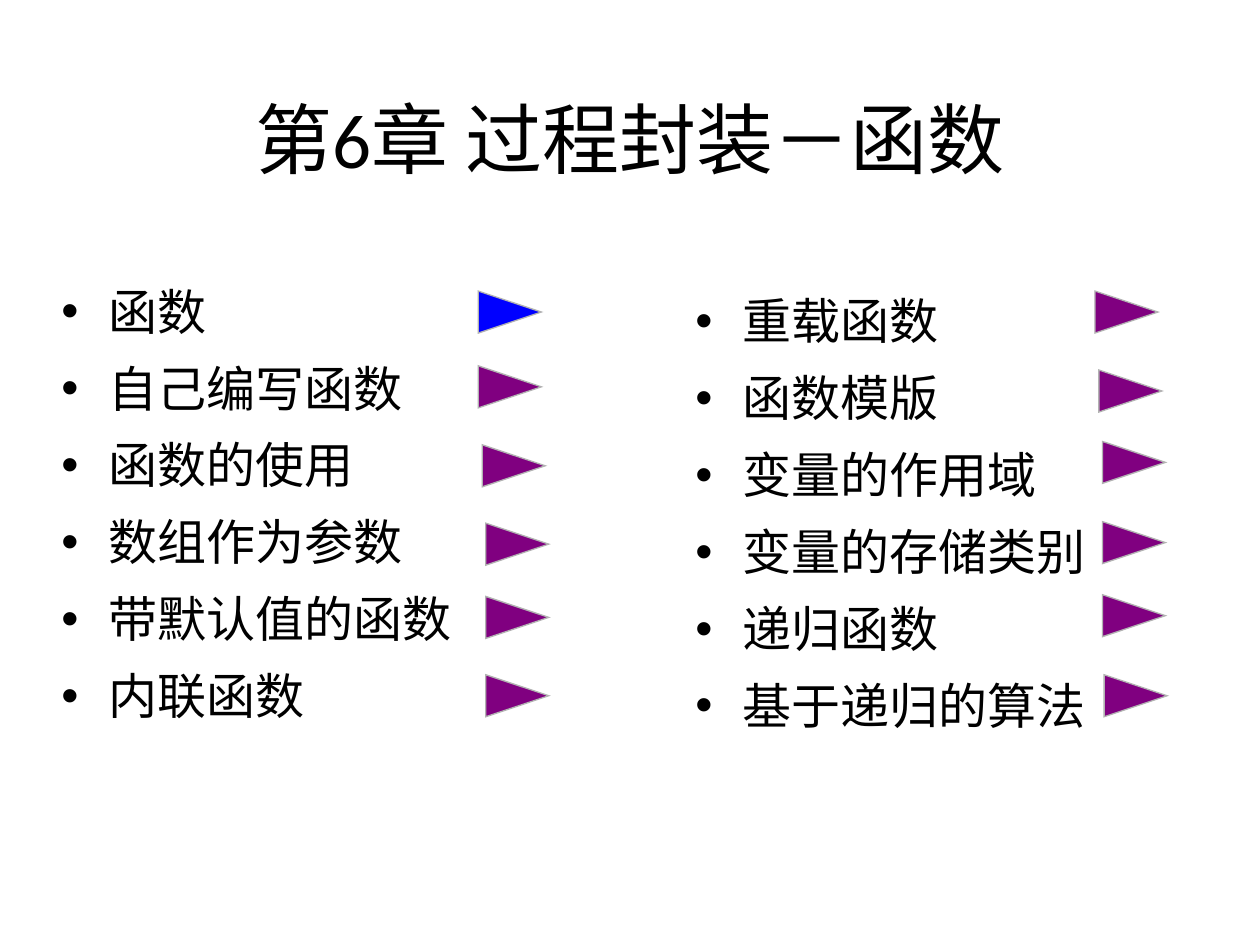
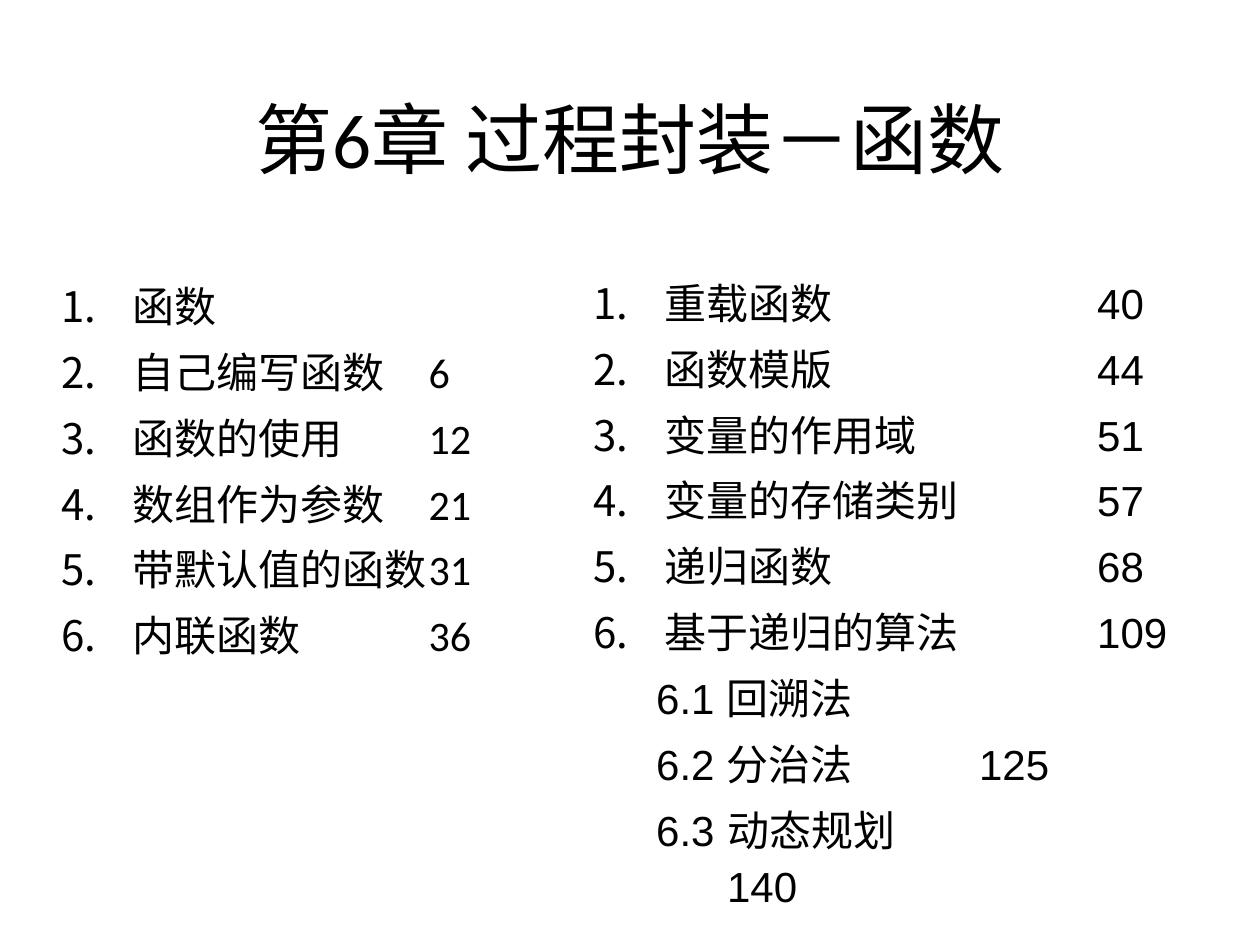
Before and after one commit to wwuhn/wwuhn.github.io, a slide deck: slide 1 of bookspcClassic/C++程序设计翁惠玉/6过程封装－函数（回溯法、分治法、动态规划）.ppt. Drawn at 1260x945 pixels with LibreOffice and Linux fonts; fonts in the diff are those of the drawing. Boxes give left, top, right and bottom in pixels: in the first picture for what was removed or moved away, otherwise in the second. Text is boxed around its words. In the diff, an @@ line names an element or a change of style, - is before the commit and + after.

```diff
--- a/bookspcClassic/C++程序设计翁惠玉/6过程封装－函数（回溯法、分治法、动态规划）.ppt
+++ b/bookspcClassic/C++程序设计翁惠玉/6过程封装－函数（回溯法、分治法、动态规划）.ppt
@@ text at (132, 286, 216, 326): size 28 to 24 pt in "函数"; bullet • to 1.; less space between paragraphs @@
@@ triangle removed at (478, 292, 541, 333) @@
@@ text at (656, 283, 1167, 850): text changed; size 28 to 24 pt; font Calibri to Arial @@
-• 重载函数
-• 函数模版
-• 变量的作用域
-• 变量的存储类别
-• 递归函数
-• 基于递归的算法
+1. 重载函数 40
+2. 函数模版 44
+3. 变量的作用域 51
+4. 变量的存储类别 57
+5. 递归函数 68
+6. 基于递归的算法 109
+  6.1 回溯法
+  6.2 分治法 125
+  6.3 动态规划 140
@@ triangle removed at (1094, 292, 1157, 333) @@
@@ text at (132, 352, 472, 655): text changed; size 28 to 24 pt @@
-• 自己编写函数
-• 函数的使用
-• 数组作为参数
-• 带默认值的函数
-• 内联函数
+2. 自己编写函数 6
+3. 函数的使用 12
+4. 数组作为参数 21
+5. 带默认值的函数 31
+6. 内联函数 36
@@ triangle removed at (478, 366, 541, 408) @@
@@ triangle removed at (1099, 370, 1162, 411) @@
@@ triangle removed at (482, 445, 545, 487) @@
@@ triangle removed at (1102, 442, 1165, 483) @@
@@ triangle removed at (486, 524, 549, 565) @@
@@ triangle removed at (1102, 522, 1165, 564) @@
@@ triangle removed at (486, 597, 549, 638) @@
@@ triangle removed at (1102, 595, 1165, 637) @@
@@ triangle removed at (486, 675, 549, 716) @@
@@ triangle removed at (1104, 675, 1167, 716) @@
```
Also in this commit, not shown: 20 other slides changed, 5 other files.
